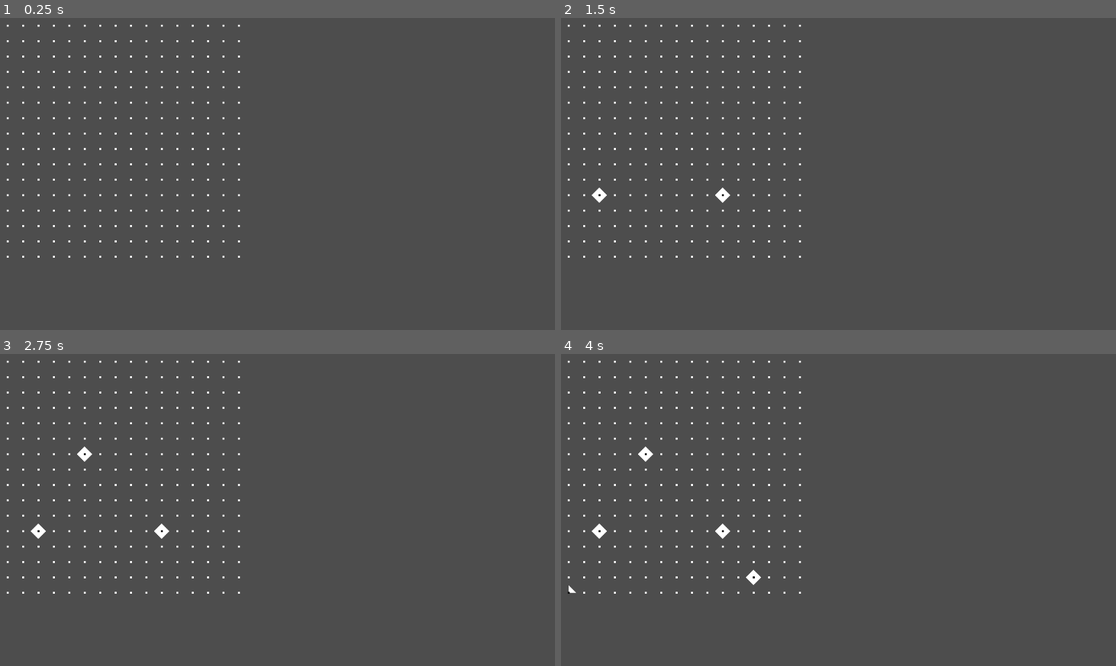
Above: before the commit, frames 1-4 (two rows, left to right).
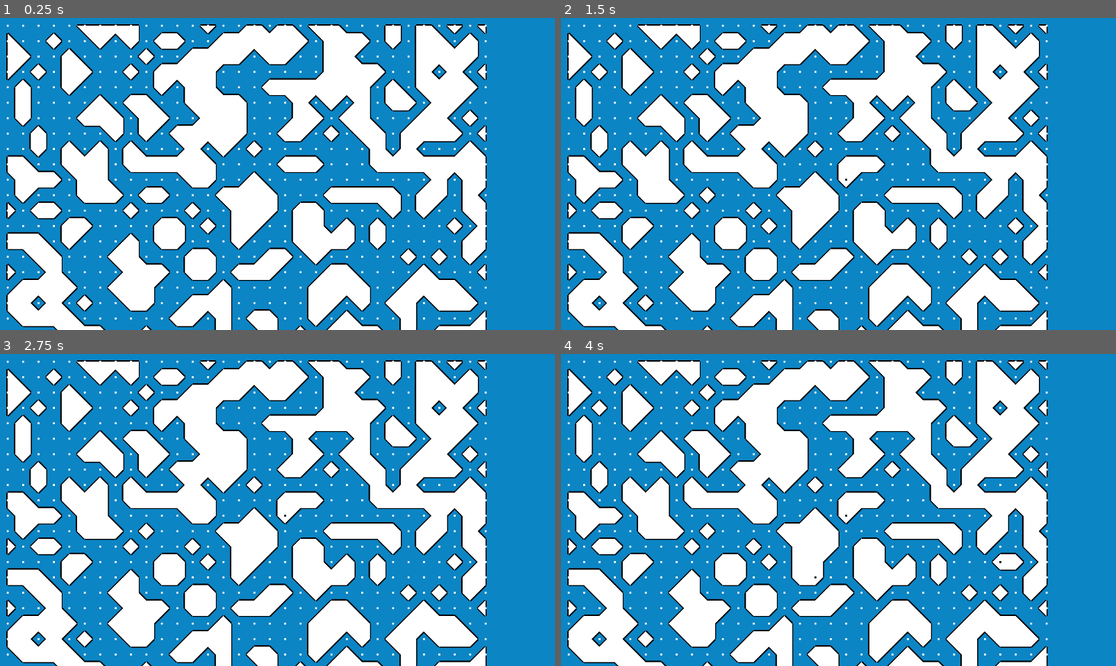
Above: after the commit, the same moments.

Repository: joesobo/EcoSystem
Game: Godot game, scene res://scenes/marching_squares.tscn
Two runs of this game, one before a commit and one after it. Both use one fixed random seed, a clock stepped at 60 frames per second and the inputs below.
Inputs (mouse positions are in pixels of both pictures, inside the frame that each line leads up to):
- Up to frame 1 (0.25 s): no input
- Up to frame 2 (1.5 s): tap Enter at 0.5 s; move the mouse to (849, 177) at 0.52 s; click (849, 177) at 0.67 s; tap Space at 1.25 s; move the mouse to (727, 189) at 1.27 s; click (727, 189) at 1.42 s
- Up to frame 3 (2.75 s): tap Enter at 2 s; move the mouse to (333, 441) at 2.02 s; click (333, 441) at 2.17 s
- Up to frame 4 (4 s): tap Space at 2.75 s; move the mouse to (810, 572) at 2.77 s; click (810, 572) at 2.92 s; tap Enter at 3.5 s; move the mouse to (1005, 556) at 3.52 s; click (1005, 556) at 3.67 s

The runs differ from the first frame. In frame 1, 99% of the frame differs, in the area x 0-100%, y 0-100%; in frame 2, 99%; in frame 3, 99%; in frame 4, 99%.

Commit message:
outline draw

Diff:
--- a/project.godot
+++ b/project.godot
@@ -30,3 +30,7 @@
 2d_physics/layer_3="OrangeFish"
 2d_physics/layer_4="Predator"
 2d_physics/layer_5="Food"
+
+[rendering]
+
+environment/defaults/default_clear_color=Color(0.0470588, 0.521569, 0.772549, 1)
--- a/scenes/marching_squares.tscn
+++ b/scenes/marching_squares.tscn
@@ -11,7 +11,7 @@
 position = Vector2(16, 16)
 script = ExtResource("1_7sy1n")
 voxel_size = 32
-voxel_resolution = 16
+voxel_resolution = 32
 voxel_scene = ExtResource("2_4y4kx")
 static_body = NodePath("StaticBody2D")
 
--- /dev/null
+++ b/scripts/marchingSquares/Triangle.gd
@@ -0,0 +1,15 @@
+class_name Triangle
+
+@export var index_a: int
+@export var index_b: int
+@export var index_c: int
+var indices: Array[int] = []
+
+func _init(a, b, c):
+	index_a = a
+	index_b = b
+	index_c = c
+
+	indices.append(index_a)
+	indices.append(index_b)
+	indices.append(index_c)
--- a/scripts/marchingSquares/Voxel.gd
+++ b/scripts/marchingSquares/Voxel.gd
@@ -6,6 +6,7 @@
 @export var y_edge_pos: Vector2
 
 func _init(x, y, size):
+	state = randi() % 2 == 0
 	position = Vector2(x, y) * size
 
 	x_edge_pos = position;
--- a/scripts/marchingSquares/VoxelGrid.gd
+++ b/scripts/marchingSquares/VoxelGrid.gd
@@ -18,6 +18,9 @@
 
 var vertices
 var indices
+var triangle_dictionary
+var outlines: Array = [[]]
+var checked_vertices =  []
 
 func _ready():
 	viewport_rect = get_viewport_rect()
@@ -26,10 +29,10 @@
 	array_mesh = ArrayMesh.new()
 	arrays.resize(ArrayMesh.ARRAY_MAX)
 	mesh_instance.mesh = array_mesh
-	add_child(mesh_instance)
 
 	vertices = PackedVector2Array()
 	indices = PackedInt32Array()
+	triangle_dictionary = {}
 
 	collision_shape = static_body.get_child(0)
 	static_body.connect("input_event", _on_Area2D_input_event)
@@ -37,6 +40,11 @@
 	create_chunk()
 
 	triangulate()
+
+func _draw():
+	for outline in outlines:
+		for i in range(outline.size() - 1):
+			draw_line(vertices[outline[i]], vertices[outline[i + 1]], Color.BLACK, 5)
 
 func create_chunk():
 	var chunk = Node2D.new()
@@ -60,6 +68,7 @@
 func _on_Area2D_input_event(_viewport, event, _shape_idx):
 	if event is InputEventMouseButton and event.pressed:
 		edit_voxel(event.position)
+		queue_redraw()
 
 func edit_voxel(point: Vector2):
 	var voxel_x = floor(point.x / voxel_size)
@@ -88,6 +97,9 @@
 func triangulate():
 	vertices.clear()
 	indices.clear()
+	triangle_dictionary.clear()
+	outlines.clear()
+	checked_vertices.clear()
 	array_mesh = ArrayMesh.new()
 
 	triangulate_chunk()
@@ -98,6 +110,8 @@
 	array_mesh.add_surface_from_arrays(Mesh.PRIMITIVE_TRIANGLES, arrays)
 
 	mesh_instance.mesh = array_mesh
+
+	calculate_mesh_outlines()
 
 func triangulate_chunk():
 	var cells = voxel_resolution - 1
@@ -143,6 +157,10 @@
 	elif cell_type == 12:
 		add_quad(a.y_edge_pos, c.position, d.position, b.y_edge_pos)
 	elif cell_type == 15:
+		checked_vertices.append(a.position)
+		checked_vertices.append(c.position)
+		checked_vertices.append(d.position)
+		checked_vertices.append(b.position)
 		add_quad(a.position, c.position, d.position, b.position)
 	elif cell_type == 7:
 		add_pentagon(b.y_edge_pos, b.position, a.position, c.position, c.x_edge_pos)
@@ -159,14 +177,29 @@
 		add_triangle(a.x_edge_pos, a.position, a.y_edge_pos);
 		add_triangle(c.x_edge_pos, d.position, b.y_edge_pos);
 
+func triangle_indices(a_index: int, b_index: int, c_index: int):
+	indices.append(a_index)
+	indices.append(b_index)
+	indices.append(c_index)
+
+	var triangle = Triangle.new(a_index, b_index, c_index)
+
+	add_triangle_to_dictionary(vertices[a_index], triangle)
+	add_triangle_to_dictionary(vertices[b_index], triangle)
+	add_triangle_to_dictionary(vertices[c_index], triangle)
+
+func add_triangle_to_dictionary(vertice_key, triangle):
+	if triangle_dictionary.has(vertice_key):
+		triangle_dictionary[vertice_key].append(triangle)
+	else:
+		triangle_dictionary[vertice_key] = [triangle]
+
 func add_triangle(a: Vector2, b: Vector2, c: Vector2):
 	var vertex_index = vertices.size()
 	vertices.append(a)
 	vertices.append(b)
 	vertices.append(c)
-	indices.append(vertex_index)
-	indices.append(vertex_index + 1)
-	indices.append(vertex_index + 2)
+	triangle_indices(vertex_index, vertex_index + 1, vertex_index + 2)
 
 func add_quad(a: Vector2, b: Vector2, c: Vector2, d: Vector2):
 	var vertex_index = vertices.size()
@@ -174,12 +207,8 @@
 	vertices.append(b)
 	vertices.append(c)
 	vertices.append(d)
-	indices.append(vertex_index)
-	indices.append(vertex_index + 1)
-	indices.append(vertex_index + 2)
-	indices.append(vertex_index)
-	indices.append(vertex_index + 2)
-	indices.append(vertex_index + 3)
+	triangle_indices(vertex_index, vertex_index + 1, vertex_index + 2)
+	triangle_indices(vertex_index, vertex_index + 2, vertex_index + 3)
 
 func add_pentagon(a: Vector2, b: Vector2, c: Vector2, d: Vector2, e: Vector2):
 	var vertex_index = vertices.size()
@@ -188,12 +217,61 @@
 	vertices.append(c)
 	vertices.append(d)
 	vertices.append(e)
-	indices.append(vertex_index)
-	indices.append(vertex_index + 1)
-	indices.append(vertex_index + 2)
-	indices.append(vertex_index)
-	indices.append(vertex_index + 2)
-	indices.append(vertex_index + 3)
-	indices.append(vertex_index)
-	indices.append(vertex_index + 3)
-	indices.append(vertex_index + 4)
+	triangle_indices(vertex_index, vertex_index + 1, vertex_index + 2)
+	triangle_indices(vertex_index, vertex_index + 2, vertex_index + 3)
+	triangle_indices(vertex_index, vertex_index + 3, vertex_index + 4)
+
+# determine if an edge is an outline edge
+func is_outline_edge(vertex_a: Vector2, vertex_b: Vector2):
+	var triangles_containing_a: Array = triangle_dictionary[vertex_a]
+	var shared_triangle_count = 0
+
+	for triangle in triangles_containing_a:
+		if (vertices[triangle.index_a] == vertex_b or
+			vertices[triangle.index_b] == vertex_b or
+			vertices[triangle.index_c] == vertex_b):
+			shared_triangle_count += 1
+
+			if shared_triangle_count > 1:
+				break
+
+	return shared_triangle_count == 1
+
+# get the vertex that is connected to the given vertex by an outline edge
+func get_connected_outline_index(vertex: Vector2):
+	var triangles_containing_vertex: Array = triangle_dictionary[vertex]
+
+	for triangle in triangles_containing_vertex:
+		for index in triangle.indices:
+			if (vertex != vertices[index] and
+				!checked_vertices.has(vertices[index]) and
+				is_outline_edge(vertex, vertices[index])):
+				return index
+
+	return -1
+
+func follow_outline(index, outline_index):
+	outlines[outline_index].append(index)
+	checked_vertices.append(vertices[index])
+	var next_vertex_index = get_connected_outline_index(vertices[index])
+
+	if next_vertex_index != -1:
+		follow_outline(next_vertex_index, outline_index)
+
+func calculate_mesh_outlines():
+	checked_vertices.clear()
+
+	for index in range(indices.size()):
+		var indice = indices[index]
+		var vertice = vertices[indice]
+		if !checked_vertices.has(vertice):
+			var new_outline_index = get_connected_outline_index(vertice)
+			if new_outline_index != -1:
+				checked_vertices.append(vertice)
+
+				var new_outline = []
+				new_outline.append(indice)
+				outlines.append(new_outline)
+
+				follow_outline(new_outline_index, outlines.size() - 1)
+				outlines[outlines.size() - 1].append(indice)
